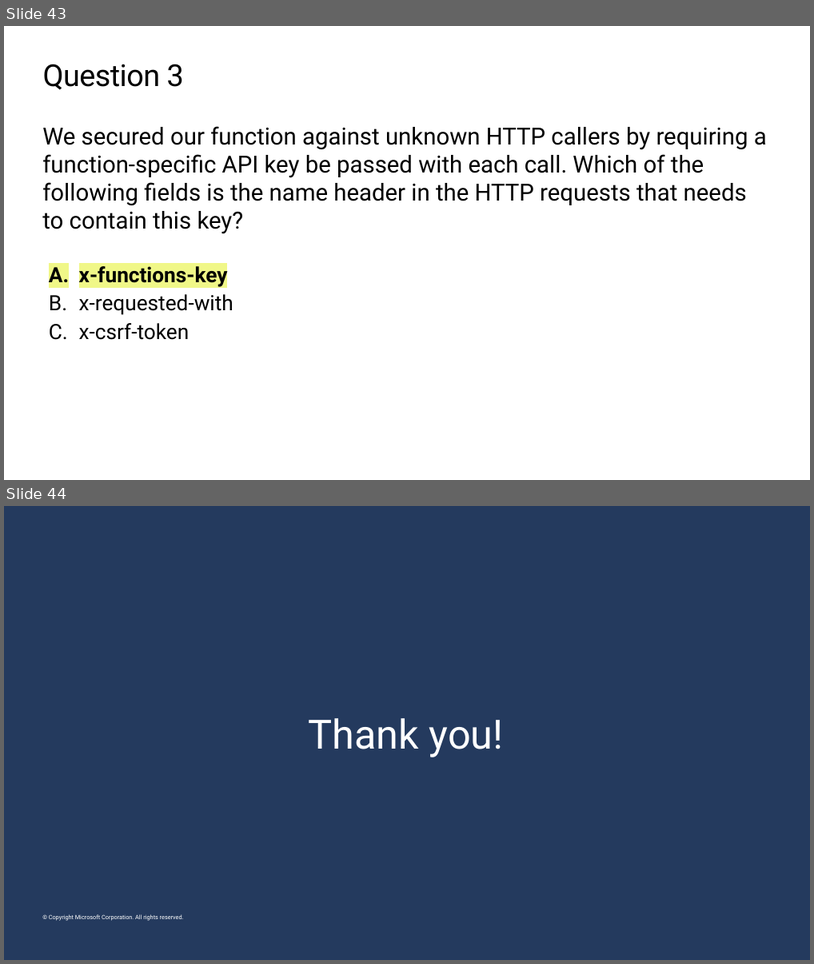
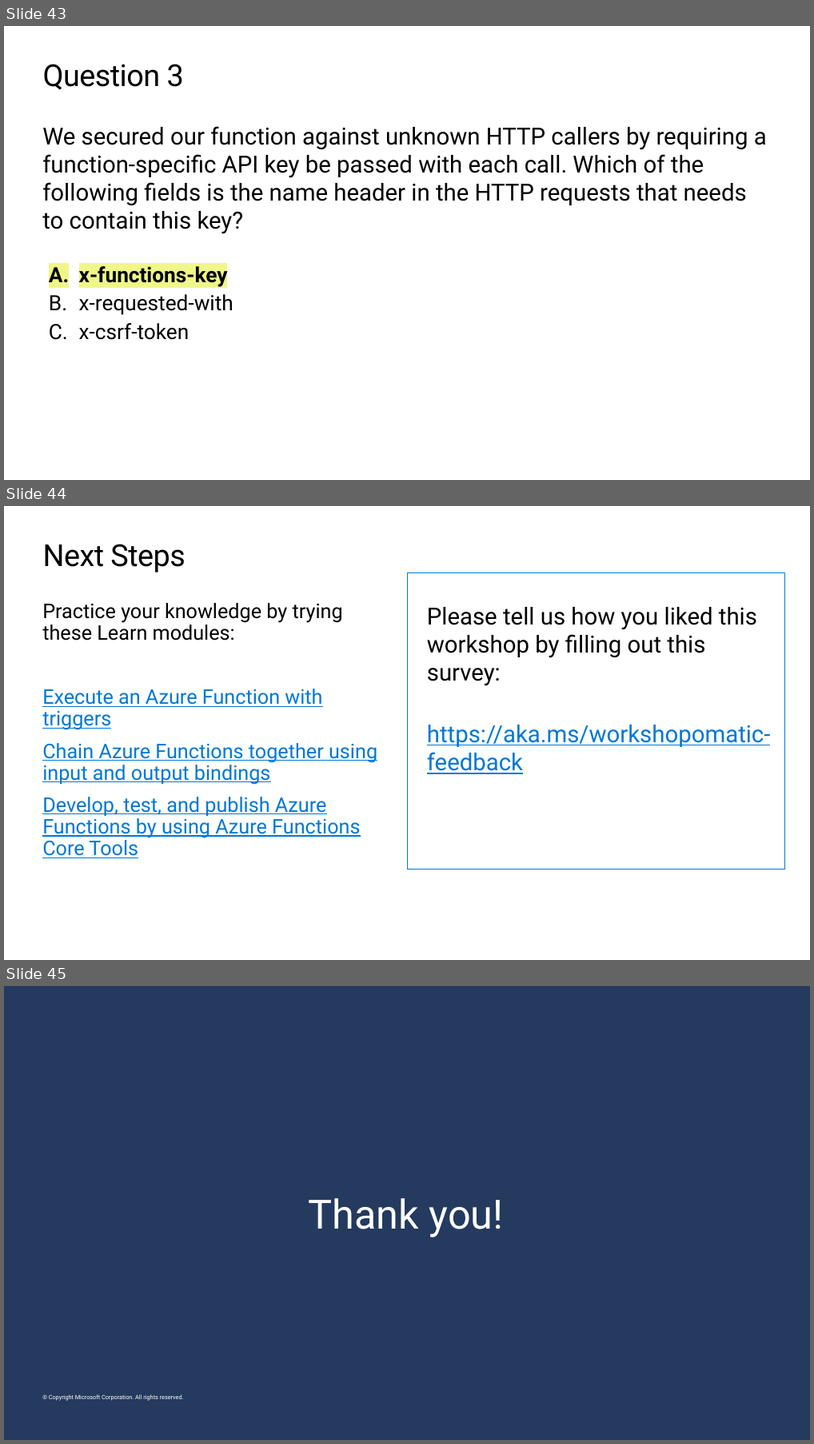
Before and after one commit to microsoft/workshop-library, a slide deck: full/azure-functions/slides.pptx. Shown one above the other, each under a label of ours: slides 43 and 44 before the commit, slides 43, 44 and 45 after it. The pictures are 814x964 and 814x1444 pixels, drawn with LibreOffice and Linux fonts; fonts in the diff are those of the drawing; background and template pictures are left out. Boxes give left, top, right and bottom in pixels: in the first picture for what was removed or moved away, otherwise in the second. Text is boxed around its words. In the diff, an @@ line names an element or a change of style, - is before the commit and + after.

```diff
--- a/full/azure-functions/slides.pptx
+++ b/full/azure-functions/slides.pptx
@@ slide 44 added at bbox=[4, 506, 810, 960], background #FFFFFF @@
@@ title added at bbox=[43, 544, 185, 572], 36 pt, text #000000 @@
+Next Steps
@@ rectangle added at bbox=[407, 573, 786, 869], outline #0078D4 0.75 pt @@
@@ text added at bbox=[42, 603, 378, 858], 24 pt, text #0078D4, underline @@
+Practice your knowledge by trying these Learn modules:
+Execute an Azure Function with triggers
+Chain Azure Functions together using input and output bindings
+Develop, test, and publish Azure Functions by using Azure Functions Core Tools
@@ text added at bbox=[427, 607, 771, 774], 28 pt, text #000000 @@
+Please tell us how you liked this workshop by filling out this survey:
+https://aka.ms/workshopomatic-feedback
@@ what was slide 44 is now slide 45 @@
```
Also in this commit, not shown: 17 other files.
